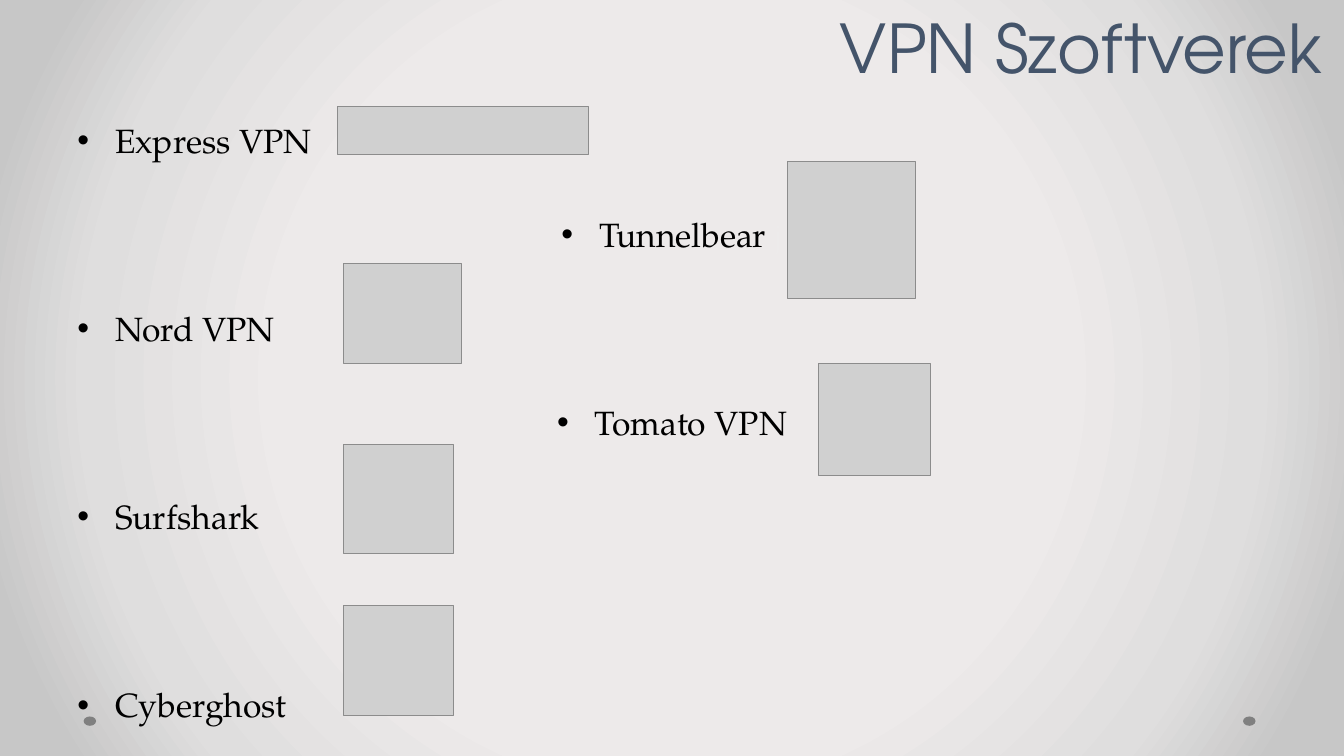
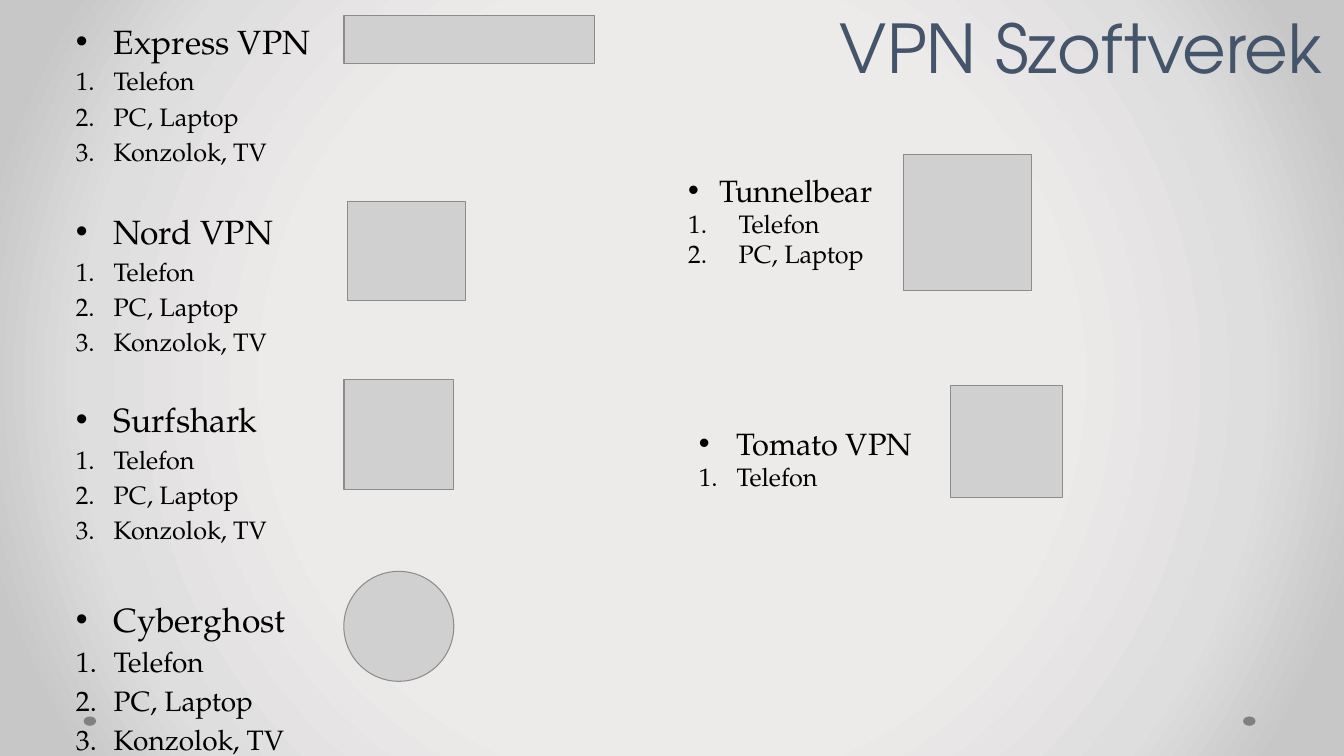
Before and after one commit to lampandras/ppt-bemutato-szakmai, a slide deck: slide 4 of VPN-hálózatok.pptx. Drawn at 1344x756 pixels with LibreOffice and Linux fonts; fonts in the diff are those of the drawing; grey boxes stand for pictures. Boxes give left, top, right and bottom in pixels: in the first picture for what was removed or moved away, otherwise in the second. Text is boxed around its words. In the diff, an @@ line names an element or a change of style, - is before the commit and + after.

```diff
--- a/VPN-hálózatok.pptx
+++ b/VPN-hálózatok.pptx
@@ text "Express VPN": place and size @@
-text "Express VPN" at bbox=[115, 129, 787, 727]
+text "Express VPN" at bbox=[114, 30, 311, 754]
@@ picture: place and size @@
-picture at bbox=[338, 107, 589, 155]
+picture at bbox=[344, 15, 595, 64]
@@ text at bbox=[114, 71, 267, 165]: text changed; size 24 to 18 pt @@
-• Tunnelbear j
+1. Telefon
+2. PC, Laptop
+3. Konzolok, TV
@@ text added at bbox=[720, 179, 873, 270], 18 pt, text #000000 @@
+• Tunnelbear
+1. Telefon
+2. PC, Laptop
@@ picture: place and size @@
-picture at bbox=[788, 161, 917, 297]
+picture at bbox=[904, 154, 1032, 290]
@@ picture: place and size @@
-picture at bbox=[344, 264, 462, 364]
+picture at bbox=[348, 202, 466, 301]
@@ text at bbox=[114, 262, 267, 355]: text changed; size 24 to 18 pt @@
-• Tomato VPN
+1. Telefon
+2. PC, Laptop
+3. Konzolok, TV
@@ picture: place and size @@
-picture at bbox=[344, 445, 454, 555]
+picture at bbox=[344, 380, 454, 490]
@@ picture: place and size @@
-picture at bbox=[819, 363, 931, 475]
+picture at bbox=[951, 386, 1063, 498]
@@ text added at bbox=[737, 433, 912, 487], 22 pt, text #000000 @@
+• Tomato VPN
+1. Telefon
@@ text at bbox=[114, 450, 267, 543]: paragraphs added @@
+1. Telefon
+2. PC, Laptop
+3. Konzolok, TV
@@ picture: place and size @@
-picture at bbox=[344, 606, 454, 716]
+picture at bbox=[344, 572, 454, 682]
@@ text at bbox=[114, 651, 284, 754]: paragraphs added @@
+1. Telefon
+2. PC, Laptop
+3. Konzolok, TV
```
Also in this commit, not shown: 4 other slides changed, 2 slides added, 1 slide removed.
